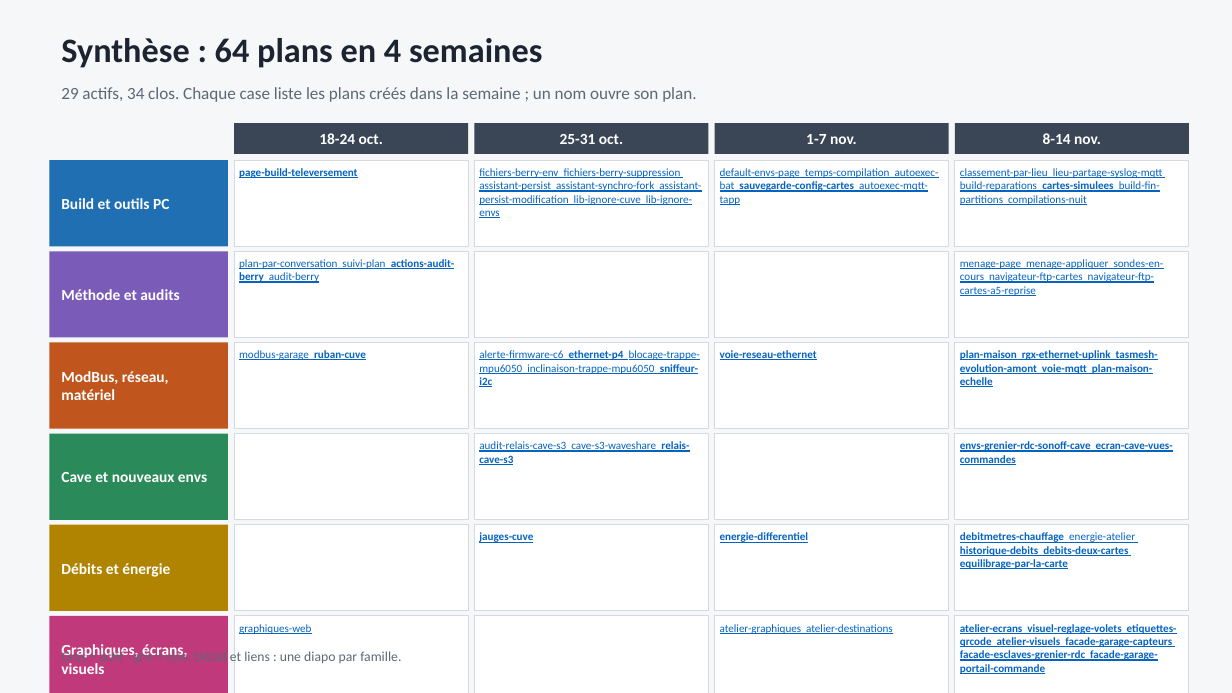
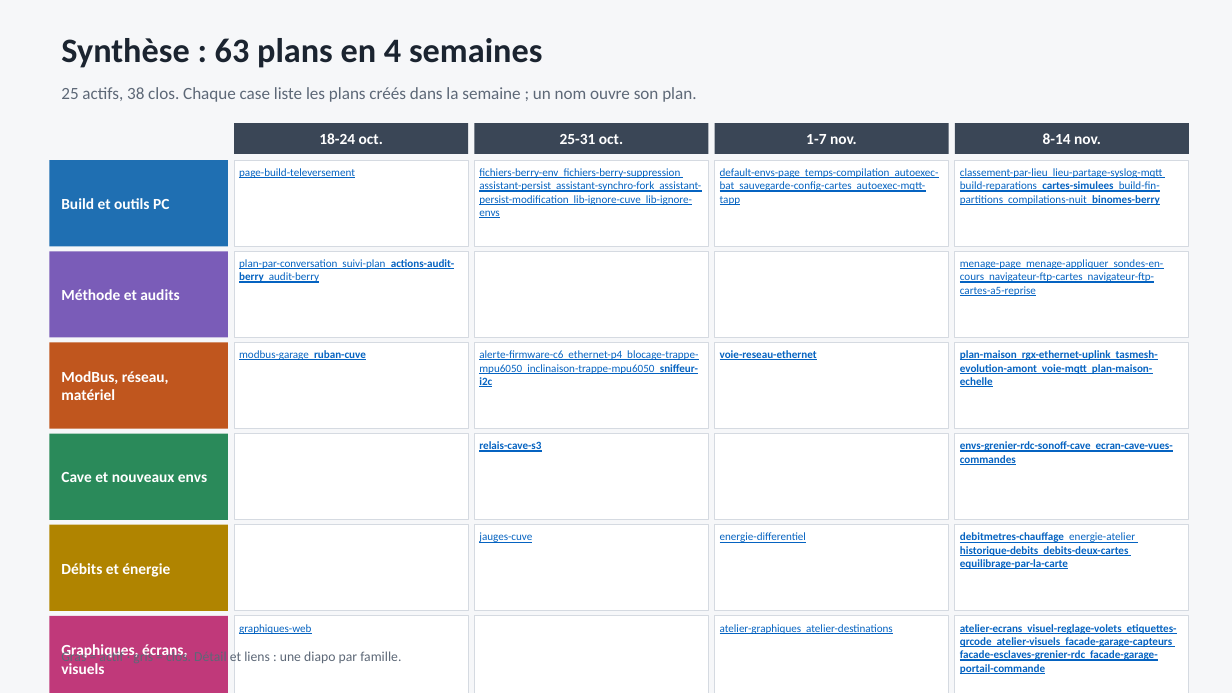
Before and after one commit to fdaubercy/Tasmota, a slide deck: slide 1 of outils_docs/organigramme_plans/organigramme-plans.pptx. Drawn at 1232x693 pixels with LibreOffice and Linux fonts; fonts in the diff are those of the drawing. Boxes give left, top, right and bottom in pixels: in the first picture for what was removed or moved away, otherwise in the second. Text is boxed around its words. In the diff, an @@ line names an element or a change of style, - is before the commit and + after.

```diff
--- a/outils_docs/organigramme_plans/organigramme-plans.pptx
+++ b/outils_docs/organigramme_plans/organigramme-plans.pptx
@@ text at box(61, 38, 542, 68): text changed @@
-Synthèse : 64 plans en 4 semaines
+Synthèse : 63 plans en 4 semaines
@@ text at box(61, 87, 696, 102): text changed @@
-29 actifs, 34 clos. Chaque case liste les plans créés dans la semaine ; un nom ouvre son plan.
+25 actifs, 38 clos. Chaque case liste les plans créés dans la semaine ; un nom ouvre son plan.
@@ rectangle "default-envs-page temps-compilation autoexec-bat sauvegarde- ..." at box(715, 160, 949, 246): bold off in "sauvegarde-config-cartes" @@
@@ text in rectangle at box(960, 168, 1163, 205): text changed @@
-classement-par-lieu lieu-partage-syslog-mqtt build-reparations cartes-simulees build-fin-partitions compilations-nuit
+classement-par-lieu lieu-partage-syslog-mqtt build-reparations cartes-simulees build-fin-partitions compilations-nuit binomes-berry
@@ rectangle "alerte-firmware-c6 ethernet-p4 blocage-trappe-mpu6050 inclin ..." at box(474, 342, 708, 429): bold off in "ethernet-p4" @@
@@ text in rectangle at box(479, 441, 541, 452): text changed; bold on @@
-audit-relais-cave-s3 cave-s3-waveshare relais-cave-s3
+relais-cave-s3
@@ bold off in 3 elements at box(234, 160, 468, 246), box(474, 525, 708, 611), box(715, 525, 949, 611) @@
```
Also in this commit, not shown: 5 other slides changed, 1 slide added, 11 other files.
